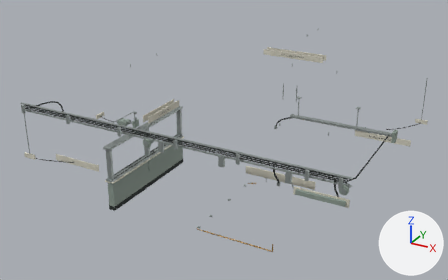
Before and after pictures for a commit that changed the glTF model content/models/b17_services.glb.
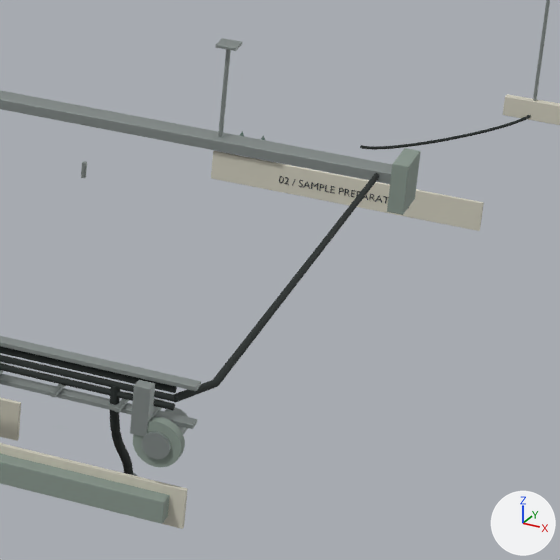
The first picture shows the older version from a 50 mm lens placed at (9.5, -18.32, 10.05), pointed at (-1.01, 0.79, 0.49). The close-ups show the older and then the newer version on the part from 69% to 95% of the width and 35% to 77% of the height of that picture. Only the edits that show in the close-ups are written down. Every picture has the same lights, and +X, +Y and +Z are marked at lower right. Vertices at exactly the same position are counted once.

Names of what the first close-up shows: 'b17_services / b17_services_galvanized', 'b17_services / b17_services_ivory', 'b17_services / b17_services_rubber', 'b17_services / b17_services_sage'.
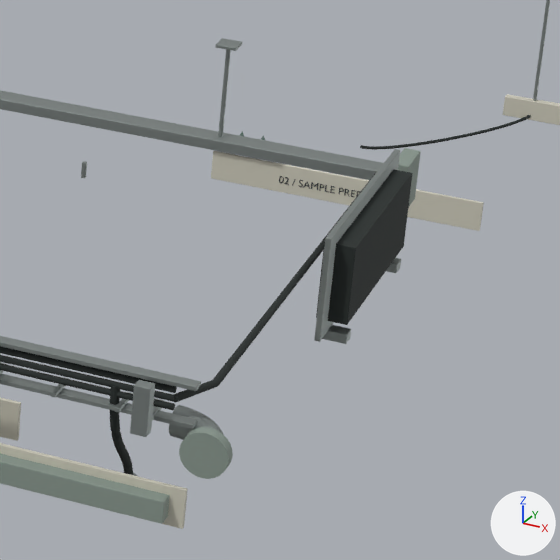
Where the change shows, as pixel boxes (x1, y1, x2, y2) in the close-ups (560 x 560 px; the box of a moved part takes in the faces that stretch with it):
```json
{"part": 1, "of": "me_cube", "change": "added", "after": [386, 258, 401, 273]}
{"part": 2, "of": "me_cube", "change": "added", "after": [322, 325, 351, 344]}
{"part": 3, "of": "me_cube", "change": "added", "after": [169, 405, 224, 440]}
{"part": 4, "of": "me_cube", "change": "added", "after": [314, 149, 400, 342]}
{"part": 5, "of": "me_cube", "change": "deleted", "before": [142, 408, 188, 459]}
{"part": 6, "of": "me_cube", "change": "surface changed", "before": [0, 64, 392, 437], "after": [0, 64, 384, 437]}
{"part": 7, "of": "me_cube_001", "change": "added", "after": [316, 169, 412, 325]}
{"part": 8, "of": "me_cube_012", "change": "moved or reshaped", "before": [133, 417, 185, 467], "after": [179, 427, 233, 479]}
```

Edits to the scene script, one JSON object a line:
```json
{"block": "me_cube", "where": "# used by ob_b17_services___b17_services_galvanized; location = (-2.0, -2.8, 1.055)"}
{"op": "remove", "block": "me_cube", "code": "me_cube.from_pydata(...)  # 5264 vertices, 10136 faces; spans x -3.64..7.8, y -2.08..10.46, z -1.04..2.44"}
{"op": "add", "block": "me_cube", "code": "me_cube.from_pydata(...)  # 6128 vertices, 11828 faces; spans x -3.93..7.93, y -2.08..11.58, z -1.04..2.44"}
{"block": "me_cube", "change": "me_cube part 1: the loose piece of 56 vertices spanning x 4.5..7.8, y 1.52..1.67, z 1.75..1.82 is copied, and the copy is scaled about its middle by (0.0536, 0.6, 0.879), then moved by (1.69, -0.46, -0.38); it spans x 7.75..7.93, y 1.1..1.18, z 1.38..1.44"}
{"block": "me_cube", "change": "me_cube part 2: the loose piece of 56 vertices spanning x 7.37..7.43, y -2.04..-1.74, z 1.66..1.69 is copied, and the copy is scaled about its middle by (3.12, 0.292, 1.79), then moved by (0.44, 1.95, -0.27); it spans x 7.75..7.93, y 0.01..0.1, z 1.38..1.44"}
{"block": "me_cube", "change": "me_cube part 3: a new loose piece of 144 vertices spanning x 7.49..7.83, y -2.01..-1.67, z 1.51..1.68, in mat_b17_services_galvanized"}
{"block": "me_cube", "change": "me_cube part 4: a new loose piece of 56 vertices spanning x 7.78..7.82, y -0.13..1.33, z 1.42..2.07, in mat_b17_services_galvanized"}
{"block": "me_cube", "change": "me_cube part 5: 48 vertices removed from x 7.43..7.57, y -2.07..-1.75, z 1.52..1.67"}
{"block": "me_cube", "change": "me_cube part 6: 9952 kept faces spanning x -3.64..7.8, y -2.08..10.46, z -1.04..2.44 get new texture (UV) coordinates"}
{"block": "me_cube", "change": "other edits to the shape of me_cube do not show in these pictures"}
{"block": "me_cube_001", "where": "# used by ob_b17_services___b17_services_rubber; location = (-2.065, -2.8, 1.097)"}
{"op": "remove", "block": "me_cube_001", "code": "me_cube_001.from_pydata(...)  # 9514 vertices, 12717 faces; spans x -3.68..7.74, y -2.05..7.99, z -1.1..1.86"}
{"op": "add", "block": "me_cube_001", "code": "me_cube_001.from_pydata(...)  # 9626 vertices, 12933 faces; spans x -3.87..8.0, y -2.05..7.99, z -1.1..1.94"}
{"block": "me_cube_001", "change": "me_cube_001 part 7: a new loose piece of 56 vertices spanning x 7.82..8.0, y -0.01..1.21, z 1.46..1.94, in mat_b17_services_rubber"}
{"block": "me_cube_001", "change": "other edits to the shape of me_cube_001 do not show in these pictures"}
{"block": "me_cube_012", "where": "# used by ob_b17_services___b17_services_sage; location = (-2.0, -2.8, 0.53)"}
{"op": "remove", "block": "me_cube_012", "code": "me_cube_012.from_pydata(...)  # 432 vertices, 832 faces; spans x -0.77..7.85, y -2.08..2.04, z -0.48..2.44"}
{"op": "add", "block": "me_cube_012", "code": "me_cube_012.from_pydata(...)  # 528 vertices, 1016 faces; spans x -0.77..7.88, y -2.08..11.63, z -0.48..2.44"}
{"block": "me_cube_012", "change": "me_cube_012 part 8: 3 vertices moved from x 7.61..7.63, y -1.99, z 2.12..2.19 to x 7.64..7.66, y -2.05..-1.98, z 2.19..2.21; 43 vertices removed from x 7.37..7.63, y -2.05..-1.99, z 1.99..2.25; 43 vertices added at x 7.62..7.88, y -2.05..-1.98, z 1.99..2.25"}
{"block": "me_cube_012", "change": "other edits to the shape of me_cube_012 do not show in these pictures"}
```
